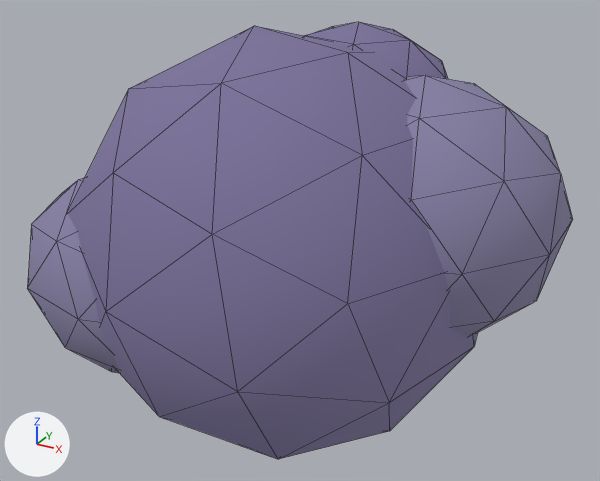
One commit to the glTF model 99nights/models/art/mist.glb: the scene before it, then after it.
Rendered twice from a 50 mm lens placed at (0.568, -1.001, 0.823), pointed at (0.016, 0.004, 0.32). Arrows for +X, +Y and +Z are at lower left; the lights stay in place. The older version comes first. Mesh edges are drawn as thin lines. Where no turn or scale is listed for an object, it has been applied to the vertices.

Script lines for the objects in view, before the commit:
```python
mat_m_mist = principled_material('M_Mist')
mat_m_mist.base_color = (0.144, 0.122, 0.246)  # blue #6a6288
mat_m_mist.roughness = 0.92
mat_m_mist.emission_color = (0.0457, 0.0402, 0.0705)  # greyish blue #3c384b
mat_m_mist.emission_strength = 1.0
mat_m_mist2 = principled_material('M_Mist2')
mat_m_mist2.base_color = (0.195, 0.175, 0.314)  # greyish blue #7a7498
mat_m_mist2.roughness = 0.94
mat_m_mist2.emission_color = (0.0388, 0.0355, 0.0521)  # dark grey #373541
mat_m_mist2.emission_strength = 1.0
me_mist_b1 = bpy.data.meshes.new('mist_b1')
me_mist_b1.from_pydata(...)  # an icosphere of 80 faces spanning x -0.039..0.379, y -0.14..0.3, z 0.176..0.572
me_mist_b1.materials.append(mat_m_mist2)  # greyish blue #7a7498
me_mist_b2 = bpy.data.meshes.new('mist_b2')
me_mist_b2.from_pydata(...)  # an icosphere of 80 faces spanning x -0.379..0.039, y -0.28..0.08, z 0.104..0.444
me_mist_b2.materials.append(mat_m_mist2)  # greyish blue #7a7498
me_mist_b3 = bpy.data.meshes.new('mist_b3')
me_mist_b3.from_pydata(...)  # an icosphere of 80 faces spanning x -0.122..0.182, y 0.016..0.304, z 0.366..0.622
me_mist_b3.materials.append(mat_m_mist)  # blue #6a6288
me_mist_core = bpy.data.meshes.new('mist_core')
me_mist_core.from_pydata(...)  # an icosphere of 80 faces spanning x -0.314..0.294, y -0.31..0.31, z 0.0..0.628
me_mist_core.materials.append(mat_m_mist)  # blue #6a6288
ob_mist_b1 = bpy.data.objects.new('mist_b1', me_mist_b1)
ob_mist_b1.location = (0.0, 0.0, 0.0)
ob_mist_b2 = bpy.data.objects.new('mist_b2', me_mist_b2)
ob_mist_b2.location = (0.0, 0.0, 0.0)
ob_mist_b3 = bpy.data.objects.new('mist_b3', me_mist_b3)
ob_mist_b3.location = (0.0, 0.0, 0.0)
ob_mist_core = bpy.data.objects.new('mist_core', me_mist_core)
ob_mist_core.location = (0.0, 0.0, 0.0)
```
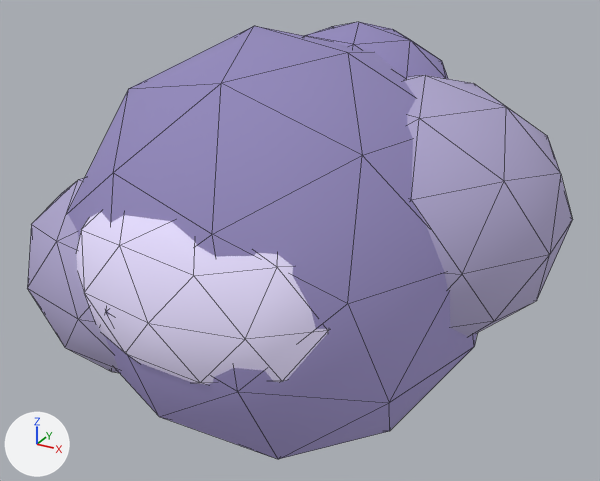
The newer file is also rescaled (x1.3), turned or shifted as a whole; pictures and numbers use the older file's frame.

Pixel boxes (x1, y1, x2, y2) of what changed, in the pictures (600 x 481 px):
'mist_core', recoloured
    both: (68, 26, 477, 459)
'mist_b1', recoloured (lighter)
    both: (405, 75, 573, 337)
'mist_rim', added
    after: (77, 212, 329, 385)
'mist_b2', recoloured (lighter)
    both: (27, 177, 119, 373)
'mist_b3', recoloured
    both: (304, 22, 448, 79)

Diff of the bpy script that builds the scene:
```diff
--- a/99nights/models/art/mist.glb.py
+++ b/99nights/models/art/mist.glb.py
@@ mat_m_mist2 @@
 mat_m_mist2 = principled_material('M_Mist2')
-mat_m_mist2.base_color = (0.195, 0.175, 0.314)  # greyish blue #7a7498
+mat_m_mist2.base_color = (0.323, 0.287, 0.479)  # greyish blue #9a92b8
 mat_m_mist2.roughness = 0.94
-mat_m_mist2.emission_color = (0.0388, 0.0355, 0.0521)  # dark grey #373541
+mat_m_mist2.emission_color = (0.0843, 0.0767, 0.11)  # greyish purple #524e5d
 mat_m_mist2.emission_strength = 1.0
@@ mat_m_mist @@
 mat_m_mist = principled_material('M_Mist')
-mat_m_mist.base_color = (0.144, 0.122, 0.246)  # blue #6a6288
+mat_m_mist.base_color = (0.195, 0.168, 0.352)  # blue #7a72a0
 mat_m_mist.roughness = 0.92
-mat_m_mist.emission_color = (0.0457, 0.0402, 0.0705)  # greyish blue #3c384b
+mat_m_mist.emission_color = (0.0861, 0.0731, 0.139)  # dark purple #534c68
 mat_m_mist.emission_strength = 1.0
@@ mat_m_mistrim @@
+mat_m_mistrim = principled_material('M_MistRim')
+mat_m_mistrim.base_color = (0.578, 0.527, 0.745)  # pale blue #c8c0e0
+mat_m_mistrim.roughness = 0.88
+mat_m_mistrim.emission_color = (0.209, 0.192, 0.253)  # grey #7e798a
+mat_m_mistrim.emission_strength = 1.0
@@ me_mist_rim @@
+me_mist_rim.from_pydata(...)  # an icosphere of 80 faces spanning x -0.207..0.187, y -0.318..-0.066, z 0.181..0.487
+me_mist_rim.materials.append(mat_m_mistrim)  # pale blue #c8c0e0, glowing grey #7e798a
@@ ob_mist_rim @@
+ob_mist_rim = bpy.data.objects.new('mist_rim', me_mist_rim)
+ob_mist_rim.location = (0.0, -0.008, 0.0)
```
